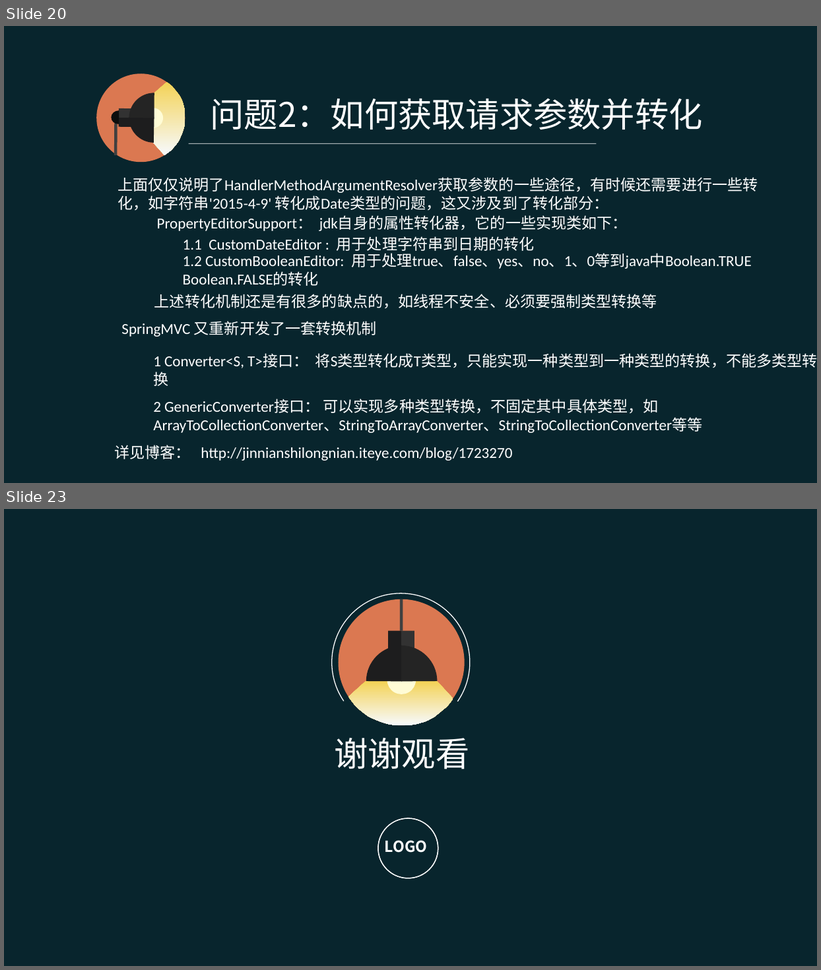
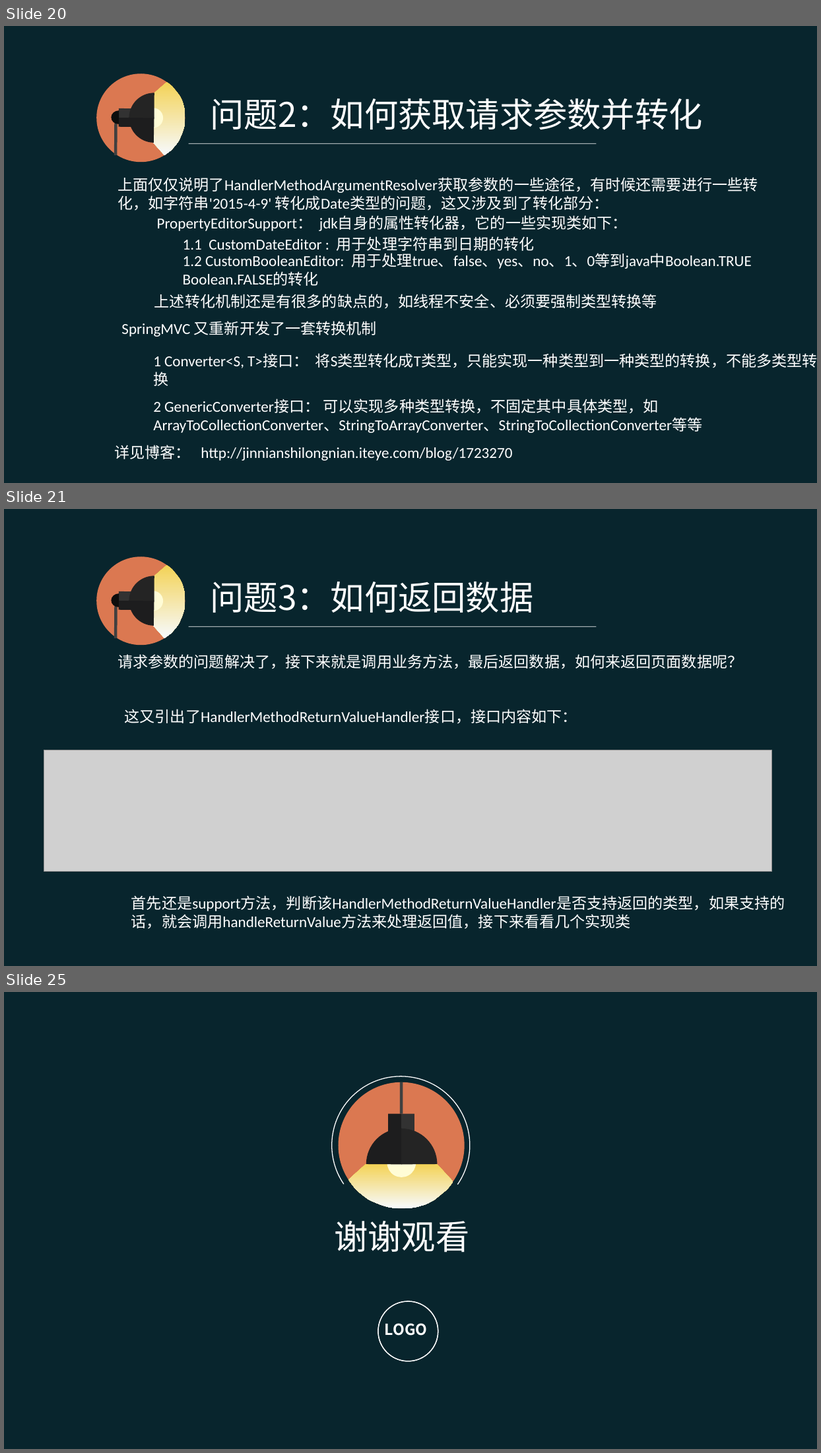
Before and after one commit to pingpangkuangmo/blog, a slide deck: 2015-4/SpringMVC的设计分享.ppt. Shown one above the other, each under a label of ours: slides 20 and 23 before the commit, slides 20, 21 and 25 after it; the slides between them are not shown. The pictures are 821x970 and 821x1453 pixels, drawn with LibreOffice and Linux fonts; fonts in the diff are those of the drawing; grey boxes stand for pictures. Boxes give left, top, right and bottom in pixels: in the first picture for what was removed or moved away, otherwise in the second. Text is boxed around its words. In the diff, an @@ line names an element or a change of style, - is before the commit and + after.

```diff
--- a/2015-4/SpringMVC的设计分享.ppt
+++ b/2015-4/SpringMVC的设计分享.ppt
@@ slide 21 added at box(4, 509, 817, 966), background #08252D @@
@@ text added at box(211, 581, 534, 613), 40 pt, text #FFFFFF @@
+问题3：如何返回数据
@@ group added at box(96, 556, 186, 646): 5 freeform shapes, 2 rectangles, 1 ellipse, 1 line @@
@@ line added from (189, 626) to (596, 626), #FFFFFF 0.51 pt @@
@@ text added at box(118, 654, 743, 669), 18 pt, text #FFFFFF @@
+请求参数的问题解决了，接下来就是调用业务方法，最后返回数据，如何来返回页面数据呢？
@@ text added at box(125, 709, 578, 724), 18 pt, text #FFFFFF @@
+这又引出了HandlerMethodReturnValueHandler接口，接口内容如下：
@@ picture added at box(44, 750, 772, 872) @@
@@ text added at box(131, 896, 785, 929), 18 pt, text #FFFFFF @@
+首先还是support方法，判断该HandlerMethodReturnValueHandler是否支持返回的类型，如果支持的话，就会调用handleReturnValue方法来处理返回值，接下来看看几个实现类
@@ what was slide 23 is now slide 25 @@
```
Also in this commit, not shown: 1 slide changed, 2 other slides added, 1 slide removed.
